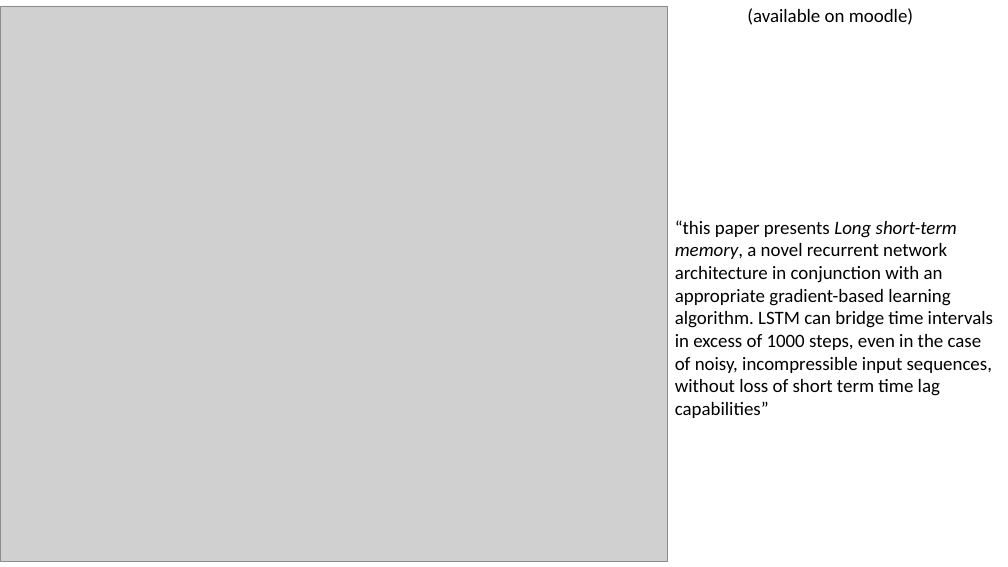
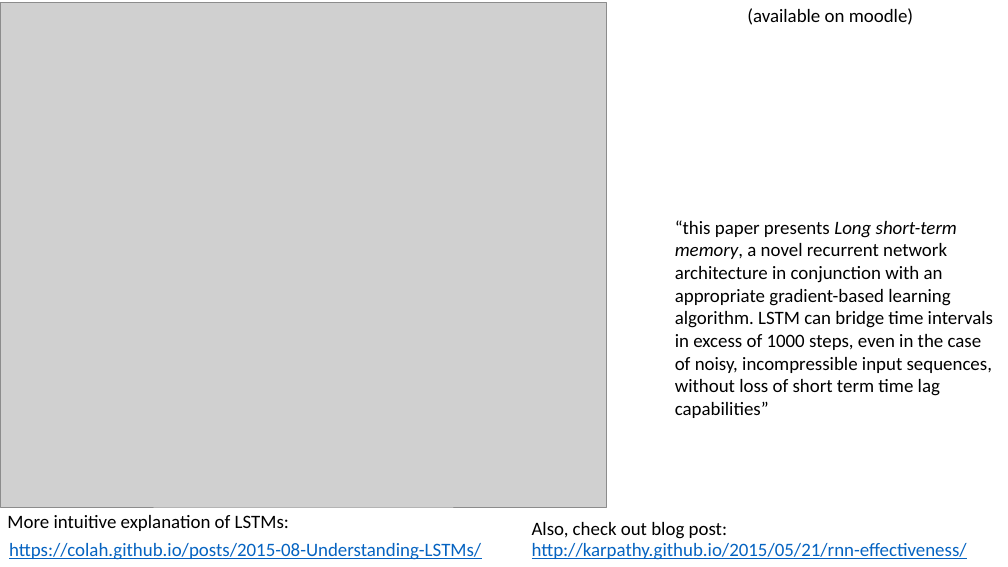
Before and after one commit to russellu/cs405, a slide deck: slide 13 of Lecture_23.pptx. Drawn at 1008x567 pixels with LibreOffice and Linux fonts; fonts in the diff are those of the drawing; grey boxes stand for pictures. Boxes give left, top, right and bottom in pixels: in the first picture for what was removed or moved away, otherwise in the second. Text is boxed around its words. In the diff, an @@ line names an element or a change of style, - is before the commit and + after.

```diff
--- a/Lecture_23.pptx
+++ b/Lecture_23.pptx
@@ picture resized from (x1=0, y1=6, x2=668, y2=561) to (x1=0, y1=2, x2=606, y2=507) @@
@@ text added at (x1=7, y1=515, x2=289, y2=531), 18 pt, text #000000 @@
+More intuitive explanation of LSTMs:
@@ text added at (x1=532, y1=522, x2=727, y2=539), 18 pt, text #000000 @@
+Also, check out blog post:
@@ text added at (x1=9, y1=543, x2=481, y2=560), 18 pt, text #0563C1, underline @@
+https://colah.github.io/posts/2015-08-Understanding-LSTMs/
@@ text added at (x1=532, y1=543, x2=967, y2=560), 18 pt, text #0563C1, underline @@
+http://karpathy.github.io/2015/05/21/rnn-effectiveness/
```
Also in this commit, not shown: 4 other slides changed, 3 other files.
